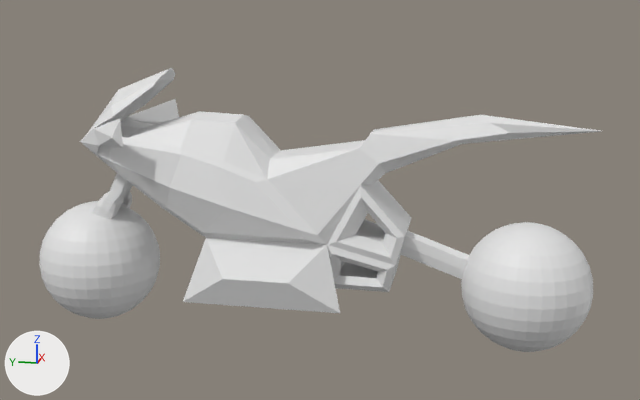
Two versions of the FBX model RooftopRiderX/Assets/rider_bike.fbx, one commit apart.
One viewpoint serves both versions: a 50 mm camera at (-8.37, -1.82, 2.86) aimed at (0.02, -0.14, 0.76). The axes (+X, +Y, +Z) are drawn at lower left. The lights are the same throughout. Where no turn or scale is listed for an object, it has been applied to the vertices. Vertices at the same position are counted once.

In view in the first picture: 'Bike', 'Plane'.
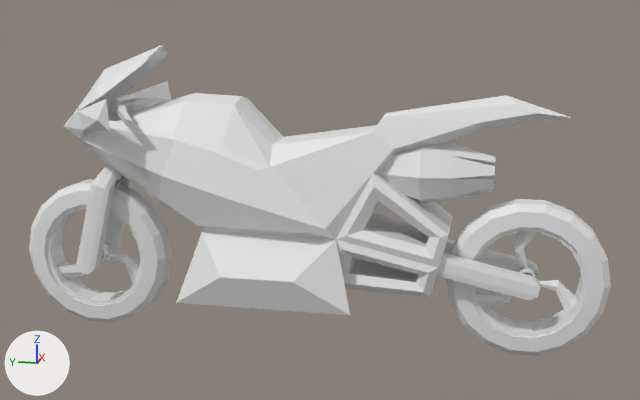
The change, as a diff of the scene's bpy script:
```diff
--- a/RooftopRiderX/Assets/rider_bike.fbx.py
+++ b/RooftopRiderX/Assets/rider_bike.fbx.py
@@ me_plane_002 @@
 # used by ob_plane; location = (0.0, 0.0, 0.0)
-me_plane_002.from_pydata(...)  # 247 vertices, 280 faces; spans x -0.8..0.8, y -2.79..2.34, z -0.2..2.04
+me_plane_002.from_pydata(...)  # 117 vertices, 138 faces; spans x -0.86..0.86, y -2.5..2.5, z -0.2..1.84
+# me_plane_002 part 1: 247 vertices removed from x -0.8..0.8, y -2.79..2.34, z -0.2..2.04; 117 vertices added at x -0.86..0.86, y -2.5..2.5, z -0.2..1.84
@@ me_plane_010 @@
+me_plane_010.from_pydata(...)  # 84 vertices, 88 faces; spans x -0.328..0.328, y -0.26..0.267, z -1.156..0.242
@@ me_plane_012 @@
+me_plane_012.from_pydata(...)  # 57 vertices, 58 faces; spans x -0.458..0.458, y -1.434..-0.271, z -0.064..1.128
@@ me_plane_011 @@
+me_plane_011.from_pydata(...)  # 40 vertices, 42 faces; spans x -0.697..0.697, y -0.291..0.24, z -0.152..0.014
@@ me_circle_001 @@
+me_circle_001.from_pydata(...)  # 414 vertices, 429 faces; spans x -0.16..0.16, y -0.77..0.77, z -0.76..0.76
@@ me_plane_007 @@
+me_plane_007.from_pydata(...)  # 84 vertices, 88 faces; spans x -0.32..0.32, y -1.16..0.56, z -0.23..0.32
@@ me_cylinder @@
+me_cylinder.from_pydata(...)  # 72 vertices, 66 faces; spans x -0.32..0.32, y -0.256..1.044, z -0.32..0.32
@@ me_plane_009 @@
+me_plane_009.from_pydata(...)  # 24 vertices, 20 faces; spans x -0.448..0.448, y -0.637..0.44, z -0.549..0.256
@@ ob_bike @@
-ob_bike = bpy.data.objects.new('Bike', me_sphere_002)
-ob_bike.location = (0.0, 2.226, 0.0)
@@ ob_frontaxle @@
+ob_frontaxle = bpy.data.objects.new('FrontAxle', me_plane_010)
+ob_frontaxle.location = (0.0, 2.078, 1.094)
@@ ob_metalbackpart @@
+ob_metalbackpart = bpy.data.objects.new('MetalBackPart', me_plane_012)
+ob_metalbackpart.location = (0.0, 0.0, 0.0)
@@ ob_handlebars @@
+ob_handlebars = bpy.data.objects.new('Handlebars', me_plane_011)
+ob_handlebars.location = (0.0, 1.783, 1.682)
@@ ob_wheelb @@
+ob_wheelb = bpy.data.objects.new('WheelB', me_circle_001)
+ob_wheelb.location = (0.0, -2.178, 0.088)
@@ ob_backaxle @@
+ob_backaxle = bpy.data.objects.new('BackAxle', me_plane_007)
+ob_backaxle.location = (0.0, -1.133, 0.199)
@@ ob_bikethruster @@
+ob_bikethruster = bpy.data.objects.new('BikeThruster', me_cylinder)
+ob_bikethruster.location = (0.0, -1.572, 1.097)
@@ ob_bikewindshield @@
+ob_bikewindshield = bpy.data.objects.new('BikeWindshield', me_plane_009)
+ob_bikewindshield.location = (0.0, 2.058, 2.009)
@@ ob_wheelf @@
+ob_wheelf = bpy.data.objects.new('WheelF', me_circle_001.copy())
+ob_wheelf.location = (0.0, 2.226, 0.088)
```

What differs and where, as boxes [x1, y1, x2, y2] in the pictures (640 x 400 px):
'Plane', reshaped
    before: [80, 68, 601, 313]
    after: [63, 81, 571, 315]
'Bike', deleted
    before: [40, 201, 593, 352]
'WheelB', added
    after: [446, 199, 611, 356]
'WheelF', added
    after: [29, 179, 172, 323]
'MetalBackPart', added
    after: [336, 173, 453, 297]
'BikeThruster', added
    after: [378, 143, 496, 203]
'BackAxle', added
    after: [437, 239, 541, 300]
'FrontAxle', added
    after: [76, 163, 133, 275]
'BikeWindshield', added
    after: [65, 44, 167, 124]
'Handlebars', added
    after: [111, 97, 172, 127]
